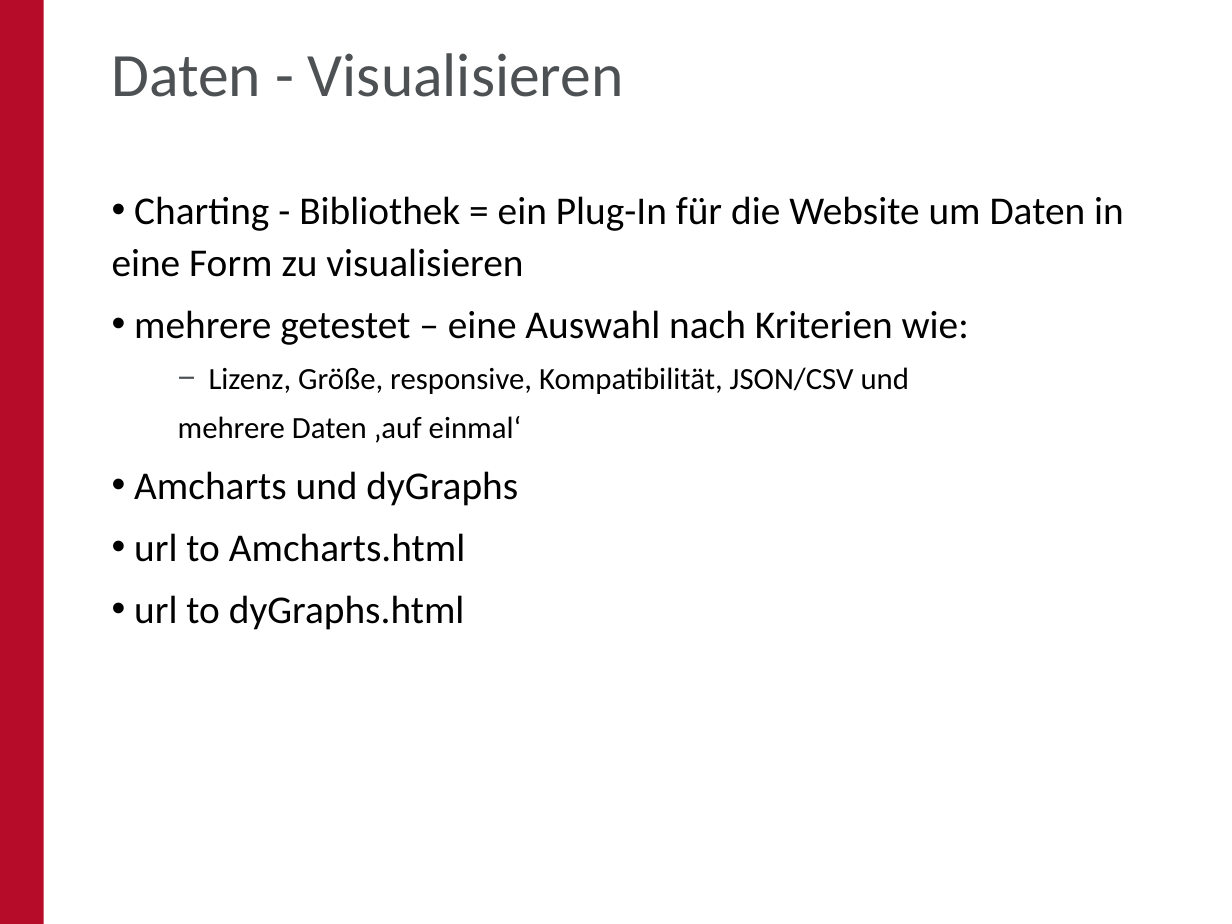
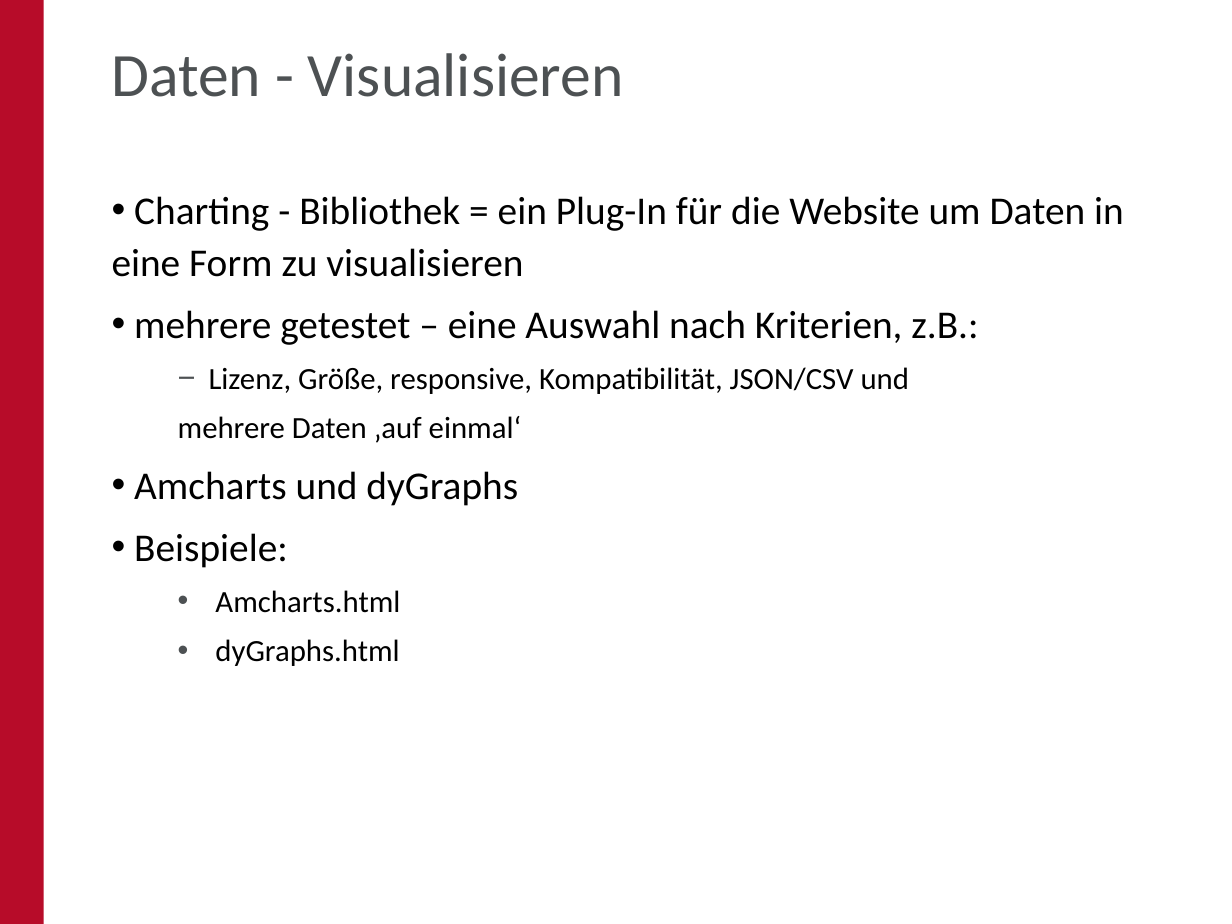
Before and after one commit to oskar-engler/praktikumsbericht, a slide deck: slide 20 of Bericht/PPT/Website - Analytic Tools.pptx (slide 19 before the commit). Drawn at 1232x924 pixels with LibreOffice and Linux fonts; fonts in the diff are those of the drawing; background and template pictures are left out. Boxes give left, top, right and bottom in pixels: in the first picture for what was removed or moved away, otherwise in the second. Text is boxed around its words. In the diff, an @@ line names an element or a change of style, - is before the commit and + after.

```diff
--- a/Bericht/PPT/Website - Analytic Tools.pptx
+++ b/Bericht/PPT/Website - Analytic Tools.pptx
@@ text at <box>134,310,978,345</box>: text changed @@
-• mehrere getestet – eine Auswahl nach Kriterien wie:
+• mehrere getestet – eine Auswahl nach Kriterien, z.B.:
@@ text at <box>134,533,400,666</box>: text changed; size 23 to 18 pt @@
-• url to Amcharts.html
-• url to dyGraphs.html
+• Beispiele:
+    • Amcharts.html
+    • dyGraphs.html
```
Also in this commit, not shown: 11 other slides changed, 1 slide added, 2 other files.
